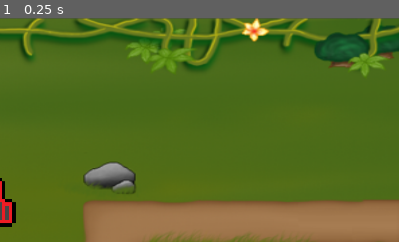
Above: before the commit, frame 1.
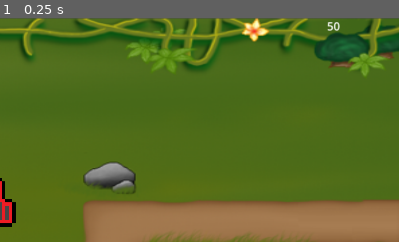
Above: after the commit, the same moment.

Repository: atknony/telemahoss
Game: Godot game, scene res://Scenes/Game.tscn
Two runs of this game, one before a commit and one after it. Both use one fixed random seed, a clock stepped at 60 frames per second and the inputs below.
Inputs:
- Up to frame 1 (0.25 s): no input
The pictures show only the part of the screen within x 50-100%, y 0-50%; the shares and areas given below are measured in that part.

The runs differ from the first frame. In frame 1, less than 0.1% of the frame differs, in the area x 81-86%, y 1-6%.

Commit message:
coin ekledim

Diff:
--- a/Scenes/Game.tscn
+++ b/Scenes/Game.tscn
@@ -34,9 +34,15 @@
 script = ExtResource("1_gl6un")
 enemy_scene = ExtResource("2_j5yw3")
 
+[node name="Label" type="Label" parent="."]
+offset_left = 1040.48
+offset_right = 1152.48
+offset_bottom = 76.0
+
 [node name="Sprite2D" type="Sprite2D" parent="."]
 
 [node name="DümenMap" type="Sprite2D" parent="."]
+z_index = -50
 position = Vector2(575.5, 325)
 scale = Vector2(1.925, 1.62)
 texture = ExtResource("1_iukft")
--- a/Scripts/enemy.gd
+++ b/Scripts/enemy.gd
@@ -11,8 +11,6 @@
 func _process(delta: float) -> void:
 	var direction = Vector2.RIGHT.rotated(rotation - PI / 2)
 	position += direction * 2
-	if health == 0:
-		queue_free()
 
 func _on_body_shape_entered(body_rid: RID, body: Node2D, body_shape_index: int, local_shape_index: int) -> void:
 	if Right.is_colliding():
@@ -27,3 +25,6 @@
 func _on_area_entered(area: Area2D) -> void:
 	if (area.is_in_group("Bullet")):
 		health -= 1
+		if health == 0:
+			get_parent().money += 10
+			queue_free()
--- a/Scripts/game.gd
+++ b/Scripts/game.gd
@@ -2,13 +2,11 @@
 
 @export var enemy_scene : PackedScene
 @onready var wave_started = true
+@onready var label = $Label
+@onready var money = 50
 
-func _ready() -> void:
-	pass
-
-# Called every frame. 'delta' is the elapsed time since the previous frame.
 func _process(delta: float) -> void:
-	pass
+	label.text = str(money)
 
 func enemy_spawn() -> void:
 	if wave_started:
